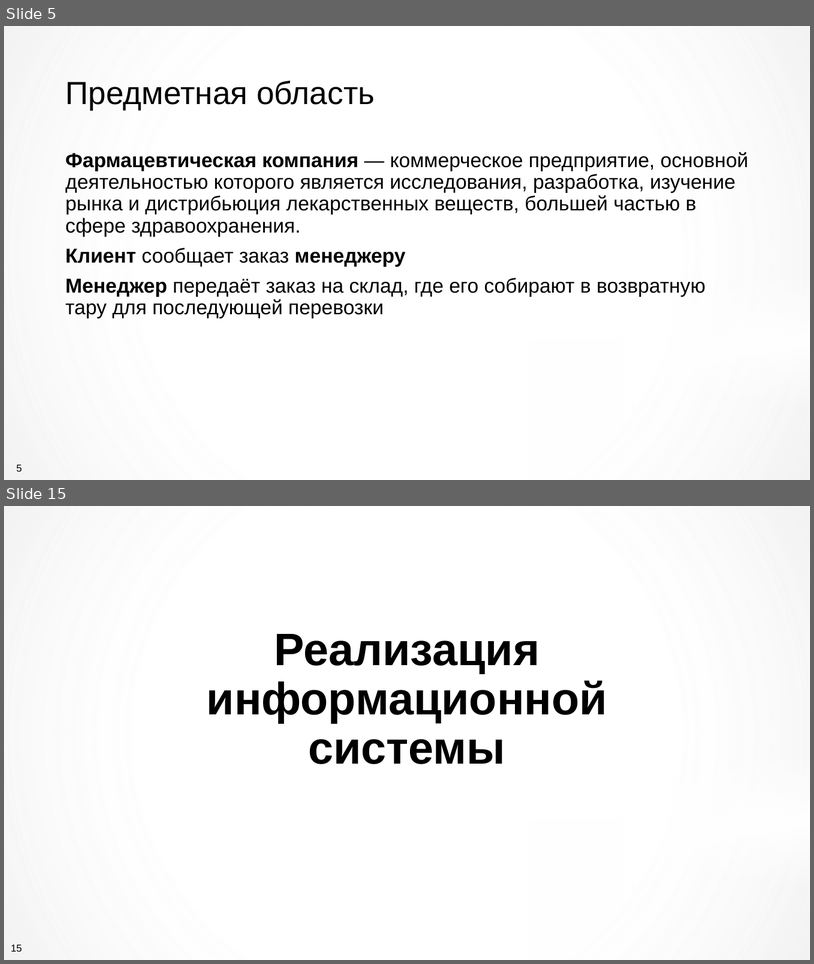
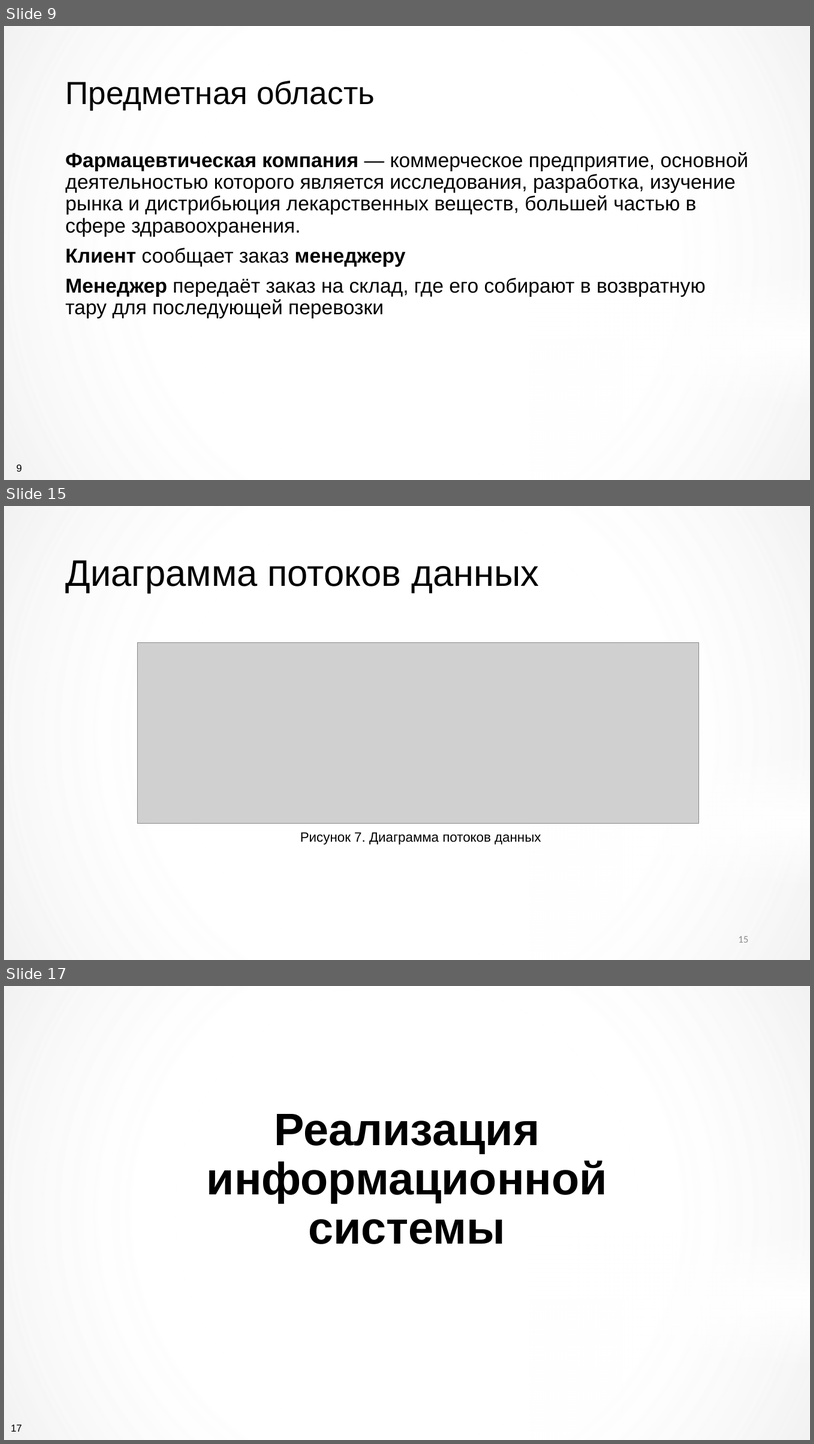
Before and after one commit to kirasmir2/VKR, a slide deck: Презентация ВКР.pptx. Shown one above the other, each under a label of ours: slides 5 and 15 before the commit, slides 9, 15 and 17 after it; the slides between them are not shown. The pictures are 814x964 and 814x1444 pixels, drawn with LibreOffice and Linux fonts; fonts in the diff are those of the drawing; grey boxes stand for pictures; background and template pictures are left out. Boxes give left, top, right and bottom in pixels: in the first picture for what was removed or moved away, otherwise in the second. Text is boxed around its words. In the diff, an @@ line names an element or a change of style, - is before the commit and + after.

```diff
--- a/Презентация ВКР.pptx
+++ b/Презентация ВКР.pptx
@@ slide 15 added at [4,506,810,960], background #FFFFFF; not listed: 4 template elements that a slide beside it also shows @@
@@ title added at [65,560,539,593], 44 pt, text #000000 @@
+Диаграмма потоков данных
@@ picture added at [138,643,699,823] @@
@@ text added at [300,832,541,844], 16 pt, text #000000 @@
+Рисунок 7. Диаграмма потоков данных
@@ page number added at [738,936,749,942], 12 pt, text #8C8C8C @@
+15
@@ what was slide 5 is now slide 9 @@
@@ page number at [17,464,22,471]: text changed @@
-5
+9
@@ what was slide 15 is now slide 17 @@
@@ page number at [11,1424,22,1431]: text changed @@
-15
+17
```
Also in this commit, not shown: 9 slides changed, 1 other slide added, 48 other files.
